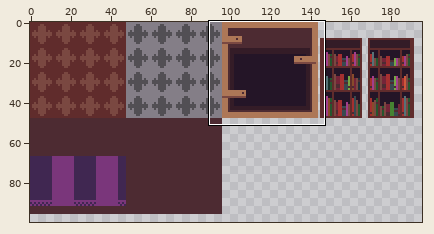
Pixel-art file: assets/tiles/tilesheet.aseprite. The picture above shows the old version from afar; the outline marks the close-up.
Close-up. Before the edit:
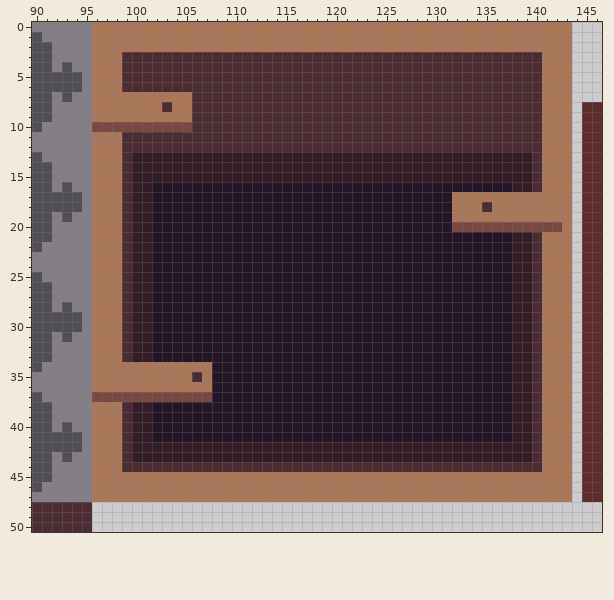
240x240 pixels, 1 frame. Shown: x 90..146, y 0..50. The wide view leaves out empty margins.
Once edited:
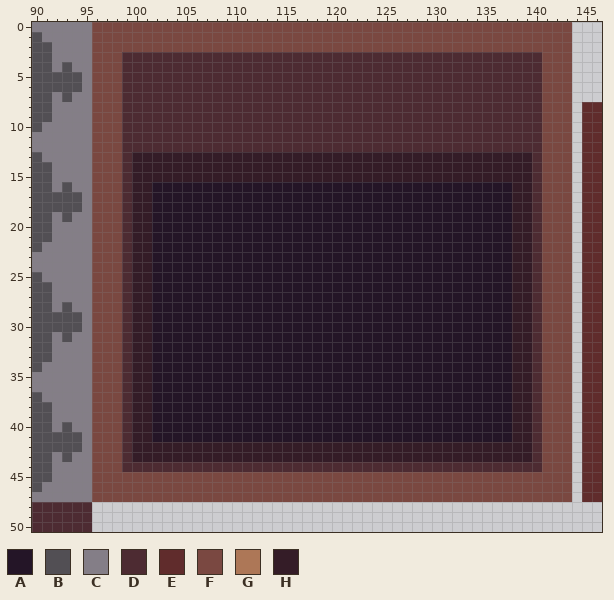
Palette (. is transparent): A #241527  B #524f54  C #847e87  D #4d2b32  E #602c2c  F #7a4841  G #ad7757  H #341c27
From old to new:
y 0..2: x 96..143 GGGGGGGGGGGGGGGGGGGGGGGGGGGGGGGGGGGGGGGGGGGGGGGG -> FFFFFFFFFFFFFFFFFFFFFFFFFFFFFFFFFFFFFFFFFFFFFFFF
y 3..6: x 96..98 GGG -> FFF; x 141..143 GGG -> FFF
y 7: x 96..105 GGGGGGGGGG -> FFFDDDDDDD; x 141..143 GGG -> FFF
y 8: x 96..102 GGGGGGG -> FFFDDDD; x 104..105 GG -> DD; x 141..143 GGG -> FFF
y 9: x 96..105 GGGGGGGGGG -> FFFDDDDDDD; x 141..143 GGG -> FFF
y 10: x 99..105 FFFFFFF -> DDDDDDD; x 141..143 GGG -> FFF
y 11..16: x 96..98 GGG -> FFF; x 141..143 GGG -> FFF
y 17: x 96..98 GGG -> FFF; x 132..143 GGGGGGGGGGGG -> AAAAAAHHDFFF
y 18: x 96..98 GGG -> FFF; x 132..143 GGGDGGGGGGGG -> AAAAAAHHDFFF
y 19: x 96..98 GGG -> FFF; x 132..143 GGGGGGGGGGGG -> AAAAAAHHDFFF
y 20: x 96..98 GGG -> FFF; x 132..140 FFFFFFFFF -> AAAAAAHHD; x 143 G -> F
y 21..33: x 96..98 GGG -> FFF; x 141..143 GGG -> FFF
y 34: x 96..107 GGGGGGGGGGGG -> FFFDHHAAAAAA; x 141..143 GGG -> FFF
y 35: x 96..107 GGGGGGGGGGDG -> FFFDHHAAAAAA; x 141..143 GGG -> FFF
y 36: x 96..107 GGGGGGGGGGGG -> FFFDHHAAAAAA; x 141..143 GGG -> FFF
y 37: x 99..107 FFFFFFFFF -> DHHAAAAAA; x 141..143 GGG -> FFF
y 38..44: x 96..98 GGG -> FFF; x 141..143 GGG -> FFF
y 45..47: x 96..143 GGGGGGGGGGGGGGGGGGGGGGGGGGGGGGGGGGGGGGGGGGGGGGGG -> FFFFFFFFFFFFFFFFFFFFFFFFFFFFFFFFFFFFFFFFFFFFFFFF
Where, in picture pixels (left, top, right, bottom), the same in both close-ups:
changed: (92, 22, 572, 502)
